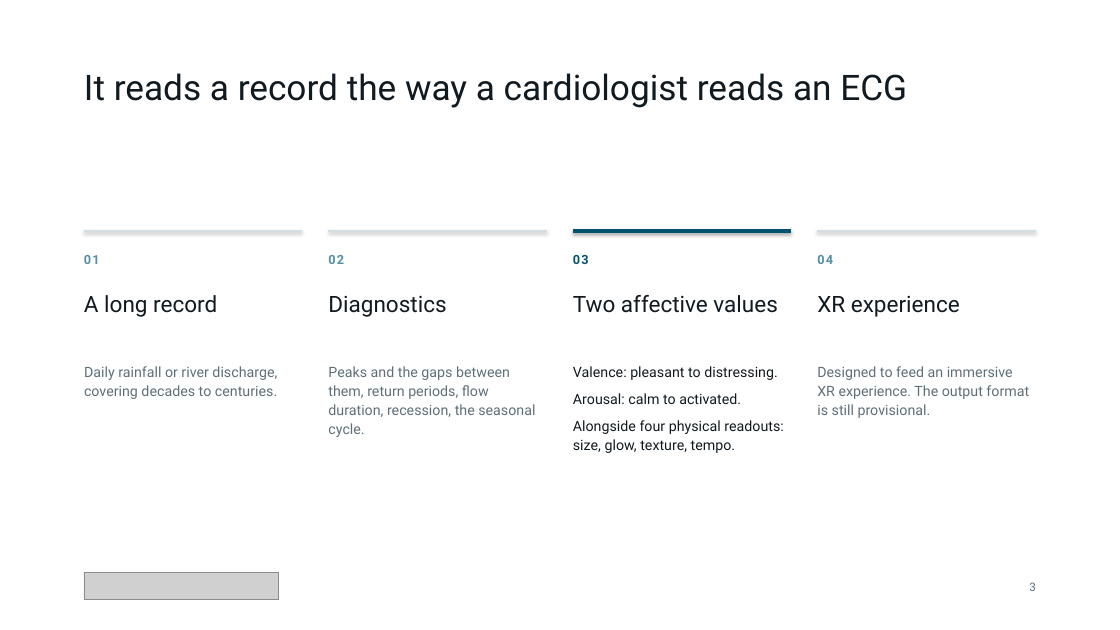
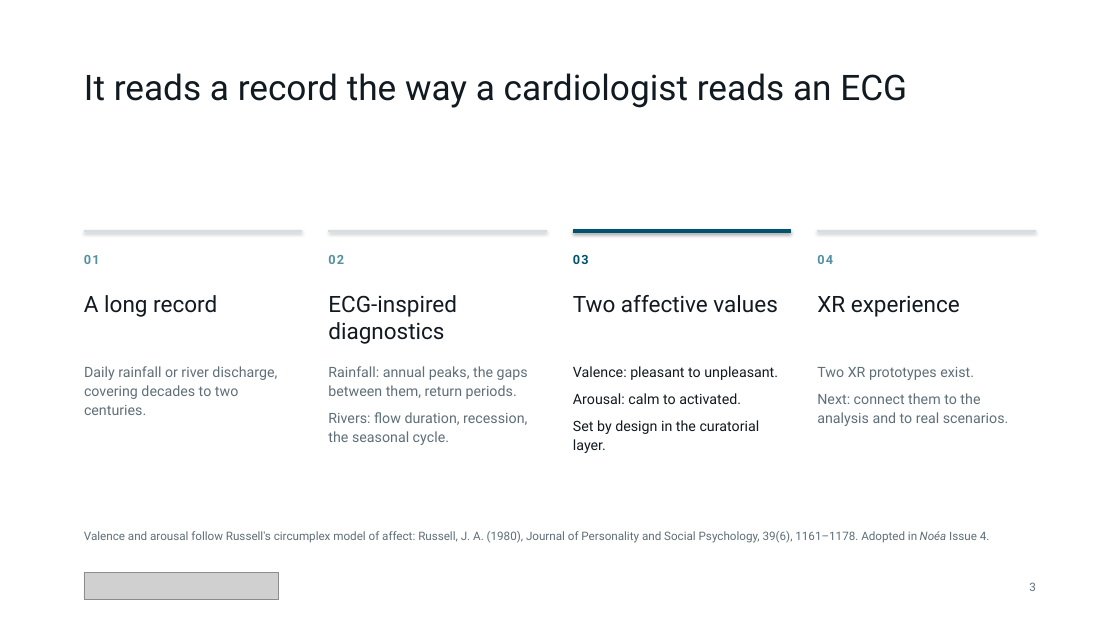
Before and after one commit to qintheory/noea, a slide deck: slide 3 of docs/noea-introduction-animated.pptx. Drawn at 1120x630 pixels with LibreOffice and Linux fonts; fonts in the diff are those of the drawing; grey boxes stand for pictures. Boxes give left, top, right and bottom in pixels: in the first picture for what was removed or moved away, otherwise in the second. Text is boxed around its words. In the diff, an @@ line names an element or a change of style, - is before the commit and + after.

```diff
--- a/docs/noea-introduction-animated.pptx
+++ b/docs/noea-introduction-animated.pptx
@@ text at [328,295,457,344]: text changed @@
-Diagnostics
+ECG-inspired diagnostics
@@ text at [84,366,277,415]: text changed @@
-Daily rainfall or river discharge, covering decades to centuries.
+Daily rainfall or river discharge, covering decades to two centuries.
@@ text at [328,366,528,445]: text changed @@
-Peaks and the gaps between them, return periods, flow duration, recession, the seasonal cycle.
+Rainfall: annual peaks, the gaps between them, return periods.
+Rivers: flow duration, recession, the seasonal cycle.
@@ text at [573,366,778,380]: text changed @@
-Valence: pleasant to distressing.
+Valence: pleasant to unpleasant.
@@ text at [817,367,1008,426]: text changed @@
-Designed to feed an immersive XR experience. The output format is still provisional.
+Two XR prototypes exist.
+Next: connect them to the analysis and to real scenarios.
@@ text at [573,420,760,453]: text changed @@
-Alongside four physical readouts: size, glow, texture, tempo.
+Set by design in the curatorial layer.
@@ text added at [84,531,990,543], 10 pt, text #5F6F78 @@
+Valence and arousal follow Russell's circumplex model of affect: Russell, J. A. (1980), Journal of Personality and Social Psychology, 39(6), 1161–1178. Adopted in Noéa Issue 4.
```
Also in this commit, not shown: 6 other slides changed, 26 other files.
